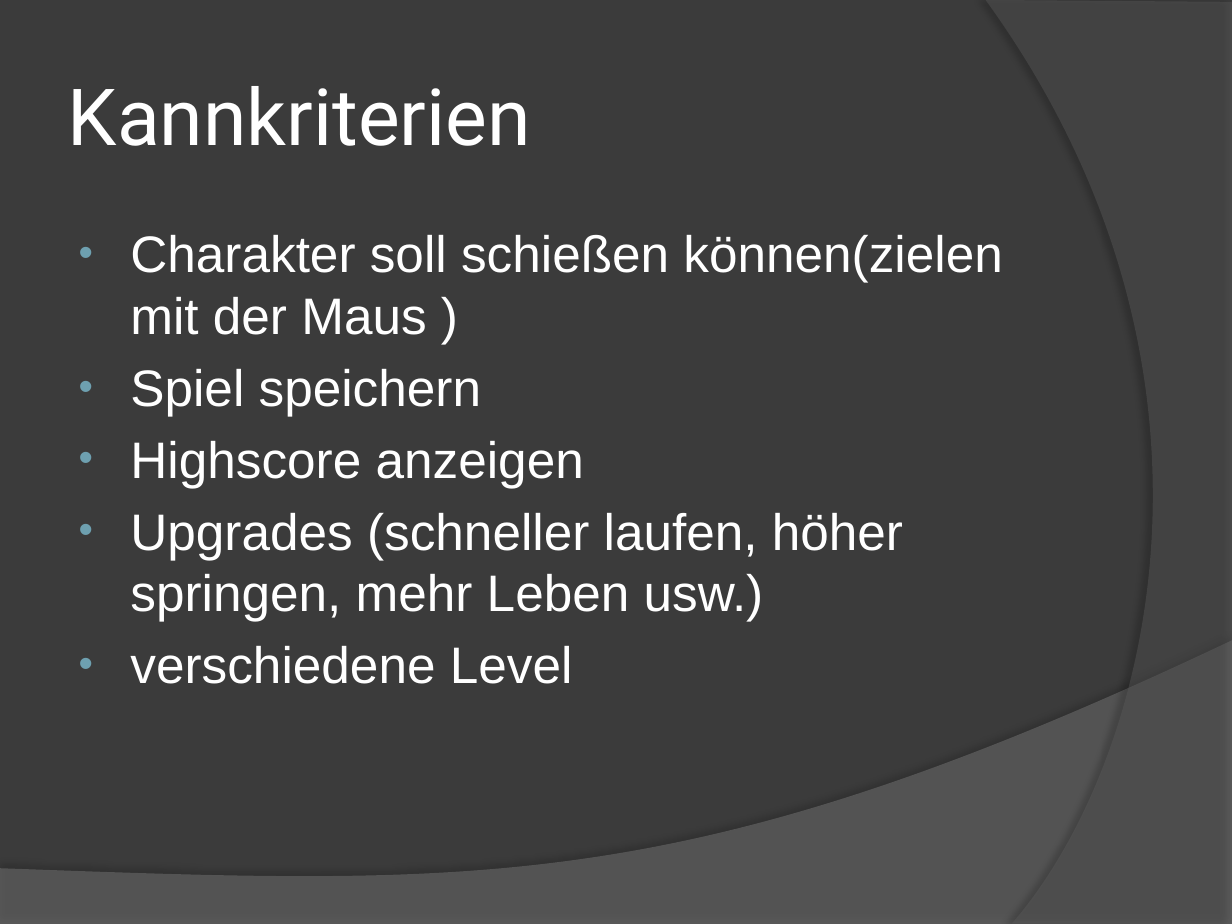
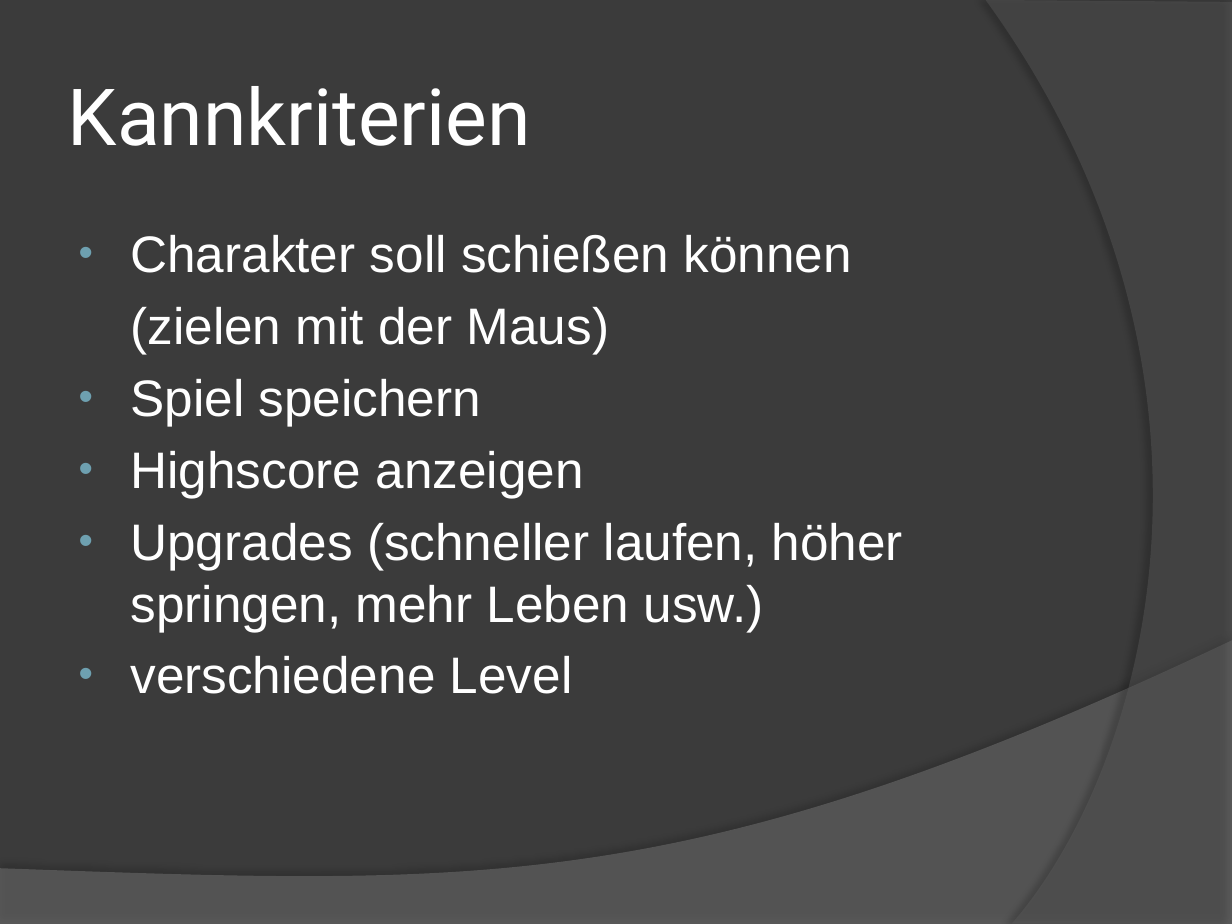
Before and after one commit to LukeSkywalker44/Jump_Run, a slide deck: slide 11 of Präsentation/Jump And Run.pptx. Drawn at 1232x924 pixels with LibreOffice and Linux fonts; fonts in the diff are those of the drawing. Boxes give left, top, right and bottom in pixels: in the first picture for what was removed or moved away, otherwise in the second. Text is boxed around its words. In the diff, an @@ line names an element or a change of style, - is before the commit and + after.

```diff
--- a/Präsentation/Jump And Run.pptx
+++ b/Präsentation/Jump And Run.pptx
@@ text at <box>130,235,851,354</box>: text changed @@
-• Charakter soll schießen können(zielen mit der Maus )
+• Charakter soll schießen können
+(zielen mit der Maus)
```
Also in this commit, not shown: 4 other slides changed.
